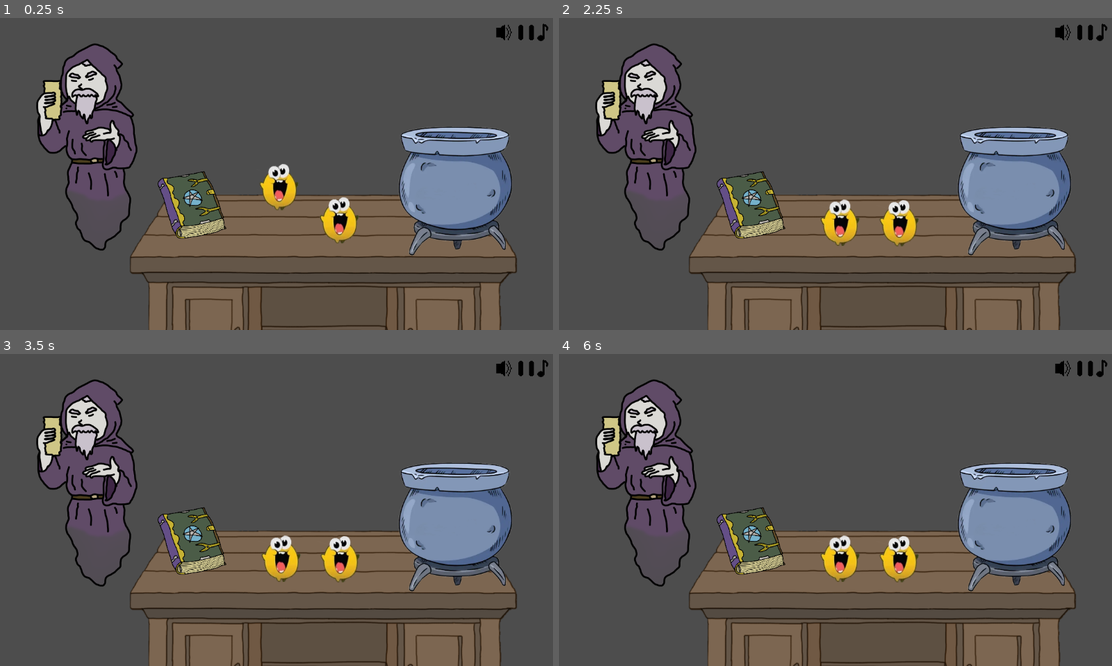
Above: before the commit, frames 1-4 (two rows, left to right).
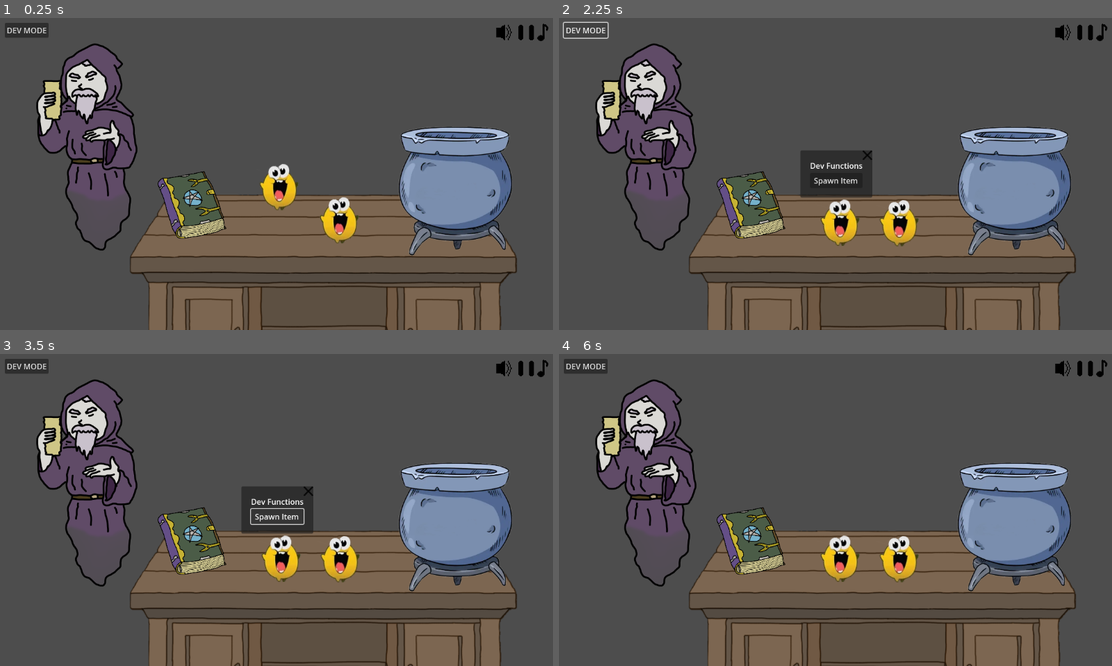
Above: after the commit, the same moments.

Repository: SanchotEm/intern_of_alchemist
Game: Godot game, scene res://Base/main.tscn
Two runs of this game, one before a commit and one after it. Both use one fixed random seed, a clock stepped at 60 frames per second and the inputs below.
Inputs (mouse positions are in pixels of both pictures, inside the frame that each line leads up to):
- Up to frame 1 (0.25 s): no input
- Up to frame 2 (2.25 s): click (586, 30) at 0.5 s, where only the run after the commit has a clickable "DEV MODE"; click (868, 155) at 1.27 s; click (586, 30) at 2 s, where only the run after the commit has a clickable "DEV MODE"
- Up to frame 3 (3.5 s): click (276, 516) at 2.75 s, where only the run after the commit has a clickable "Spawn Item"
- Up to frame 4 (6 s): click (868, 491) at 3.52 s; click (586, 366) at 4.25 s, where only the run after the commit has a clickable "DEV MODE"; click (835, 516) at 5 s, where only the run after the commit has a clickable "Spawn Item"; click (868, 491) at 5.77 s

The runs differ from the first frame. In frame 1, 0.3% of the frame differs, in the area x 0-9%, y 1-7%; in frame 2, 2.0%, in the area x 0-57%, y 1-58%; in frame 3, 1.8%; in frame 4, 0.3%.

Commit message:
new dev window for stuff

Diff:
--- /dev/null
+++ b/Base/DevModeCenterContainer.gd
@@ -0,0 +1,26 @@
+## Dev Mode Window for anything
+# This is the main window for developer tools.
+extends CenterContainer
+
+@onready var spawn_item_button: Button = %SpawnItemButton
+@onready var dev_functions_x_button: TextureButton = %DevFunctionsXButton
+
+
+func _ready() -> void:
+	visible = false
+	SignalBus.dev_mode_visibility_changed.connect(_on_dev_mode_visibility_changed)
+	dev_functions_x_button.pressed.connect(_on_dev_functions_x_button_pressed)
+	spawn_item_button.pressed.connect(_on_spawn_item_button_pressed)
+
+
+func _on_dev_mode_visibility_changed(is_visible: bool) -> void:
+	visible = is_visible
+
+func _on_dev_functions_x_button_pressed() -> void:
+	SignalBus.dev_mode_visibility_changed.emit(false)
+	#print("Dev mode visibility set false.")
+
+func _on_spawn_item_button_pressed() -> void:
+	# TODO: Implement item spawning logic here.
+	print("Spawn Item button pressed!")
+	pass
--- a/Base/grimoire_placeholder.gd
+++ b/Base/grimoire_placeholder.gd
@@ -4,6 +4,5 @@
 @onready var area_2d: Area2D = $Area2D
 
 func _on_area_2d_input_event(_viewport: Node, event: InputEvent, _shape_idx: int) -> void:
-	if event is InputEventMouseButton:
-		if event.pressed and event.button_index == MOUSE_BUTTON_LEFT:
-			SignalBus.grimoire_clicked.emit()
+	if event.is_action_pressed("LMB"):
+		SignalBus.grimoire_clicked.emit()
--- a/Base/main.tscn
+++ b/Base/main.tscn
@@ -19,9 +19,11 @@
 [ext_resource type="AudioStream" uid="uid://cr04tu13u3wfu" path="res://Resources/Audio/test_music.mp3" id="10_87cgt"]
 [ext_resource type="Texture2D" uid="uid://b84yt3uailgu2" path="res://Resources/Icons/XButtonSprite-0001.png" id="12_wxmdi"]
 [ext_resource type="Texture2D" uid="uid://c1hsar2u0e2rg" path="res://Resources/Icons/PauseButtonSprite-0002.png" id="13_gj25o"]
-[ext_resource type="Script" uid="uid://c41kgvuuck1eu" path="res://UI/MusicControl.gd" id="14_48dpn"]
+[ext_resource type="Script" uid="uid://cehqcenuffuh8" path="res://UI/DevModeControl.gd" id="14_4dgd5"]
+[ext_resource type="Script" path="res://UI/MusicControl.gd" id="14_48dpn"]
 [ext_resource type="Texture2D" uid="uid://bcwmfvlut2sau" path="res://Resources/Icons/MusicIconSprite-0004.png" id="14_oqvj5"]
 [ext_resource type="Texture2D" uid="uid://b6cdhvw3ftbos" path="res://Resources/Scrolls/wide.png" id="15_7ly7r"]
+[ext_resource type="Script" uid="uid://r0wv7h8mkyxp" path="res://Base/DevModeCenterContainer.gd" id="24_4dgd5"]
 
 [sub_resource type="AudioStreamPolyphonic" id="AudioStreamPolyphonic_6c3lq"]
 
@@ -192,7 +194,7 @@
 theme_override_font_sizes/font_size = 32
 text = "Scroll of Recipes"
 
-[node name="XButton" type="TextureButton" parent="UI/ScrollUIControl"]
+[node name="ScrollXButton" type="TextureButton" parent="UI/ScrollUIControl"]
 unique_name_in_owner = true
 layout_mode = 0
 offset_left = 896.0
@@ -218,6 +220,18 @@
 size_flags_vertical = 6
 theme_override_constants/separation = 10
 alignment = 2
+
+[node name="DevMoveControl" type="Control" parent="UI/MarginContainer/TopBarUIContainer"]
+layout_mode = 2
+size_flags_horizontal = 2
+script = ExtResource("14_4dgd5")
+
+[node name="DevModeButton" type="Button" parent="UI/MarginContainer/TopBarUIContainer/DevMoveControl"]
+unique_name_in_owner = true
+layout_mode = 0
+offset_right = 8.0
+offset_bottom = 8.0
+text = "DEV MODE"
 
 [node name="VolumeControl" type="Control" parent="UI/MarginContainer/TopBarUIContainer"]
 custom_minimum_size = Vector2(32, 32)
@@ -256,6 +270,7 @@
 
 [node name="VolumeSlidersHBoxContainer" type="HBoxContainer" parent="UI/MarginContainer/TopBarUIContainer/VolumeControl/VolumeButton/VBoxContainer"]
 unique_name_in_owner = true
+visible = false
 layout_mode = 2
 size_flags_horizontal = 4
 theme_override_constants/separation = 10
@@ -387,4 +402,50 @@
 layout_mode = 2
 texture = ExtResource("14_oqvj5")
 
+[node name="DevModeCenterContainer" type="CenterContainer" parent="UI"]
+anchors_preset = 15
+anchor_right = 1.0
+anchor_bottom = 1.0
+grow_horizontal = 2
+grow_vertical = 2
+script = ExtResource("24_4dgd5")
+
+[node name="PanelContainer" type="PanelContainer" parent="UI/DevModeCenterContainer"]
+layout_mode = 2
+
+[node name="HBoxContainer" type="HBoxContainer" parent="UI/DevModeCenterContainer/PanelContainer"]
+layout_mode = 2
+size_flags_horizontal = 8
+size_flags_vertical = 0
+
+[node name="DevFunctionsXButton" type="TextureButton" parent="UI/DevModeCenterContainer/PanelContainer/HBoxContainer"]
+unique_name_in_owner = true
+custom_minimum_size = Vector2(20, 20)
+layout_mode = 2
+size_flags_horizontal = 10
+texture_normal = ExtResource("12_wxmdi")
+ignore_texture_size = true
+stretch_mode = 5
+
+[node name="MarginContainer" type="MarginContainer" parent="UI/DevModeCenterContainer/PanelContainer"]
+layout_mode = 2
+mouse_filter = 2
+theme_override_constants/margin_left = 20
+theme_override_constants/margin_top = 20
+theme_override_constants/margin_right = 20
+theme_override_constants/margin_bottom = 20
+
+[node name="VBoxContainer" type="VBoxContainer" parent="UI/DevModeCenterContainer/PanelContainer/MarginContainer"]
+layout_mode = 2
+
+[node name="Label" type="Label" parent="UI/DevModeCenterContainer/PanelContainer/MarginContainer/VBoxContainer"]
+layout_mode = 2
+size_flags_vertical = 8
+text = "Dev Functions"
+
+[node name="SpawnItemButton" type="Button" parent="UI/DevModeCenterContainer/PanelContainer/MarginContainer/VBoxContainer"]
+unique_name_in_owner = true
+layout_mode = 2
+text = "Spawn Item"
+
 [connection signal="input_event" from="Level/Grimoire-placeholder/Area2D" to="Level/Grimoire-placeholder" method="_on_area_2d_input_event"]
--- a/Singletons/SignalBus.gd
+++ b/Singletons/SignalBus.gd
@@ -5,6 +5,7 @@
 
 # --- UI Signals ---
 signal grimoire_clicked
+signal dev_mode_visibility_changed(is_visible: bool)
 
 # --- Music Signals ---
 signal play_pause_music_toggled
--- /dev/null
+++ b/UI/DevModeControl.gd
@@ -0,0 +1,12 @@
+## Dev Mode UI Controller
+# This script controls the button that opens the dev window.
+extends Control
+
+@onready var dev_mode_button: Button = %DevModeButton
+
+func _ready() -> void:
+	dev_mode_button.pressed.connect(_on_dev_functions_button_pressed)
+
+func _on_dev_functions_button_pressed() -> void:
+	SignalBus.dev_mode_visibility_changed.emit(true)
+	#print("Dev mode visibility set true")
--- a/UI/ScrollUI.gd
+++ b/UI/ScrollUI.gd
@@ -2,7 +2,7 @@
 extends Control
 
 @onready var scroll_margin_container: MarginContainer = %ScrollMarginContainer
-@onready var x_button: TextureButton = %XButton
+@onready var x_button: TextureButton = %ScrollXButton
 
 func _ready() -> void:
 	SignalBus.grimoire_clicked.connect(_on_grimoire_clicked)
@@ -10,9 +10,7 @@
 	hide()
 
 func _on_grimoire_clicked() -> void:
-	# Show UI when signal received
 	show()
 
 func _on_x_button_pressed() -> void:
-	# Hide UI when X button pressed
 	hide()
Not shown, added: Base/DevModeCenterContainer.gd.uid
Not shown: 1 places in Base/main.tscn that only renumber resources
Not shown, added: UI/DevModeControl.gd.uid
